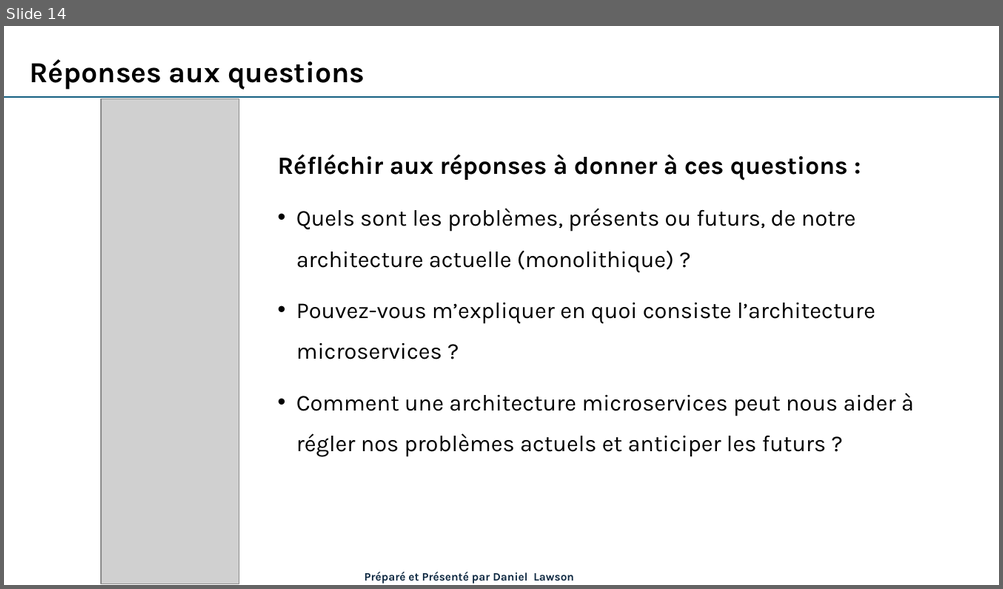
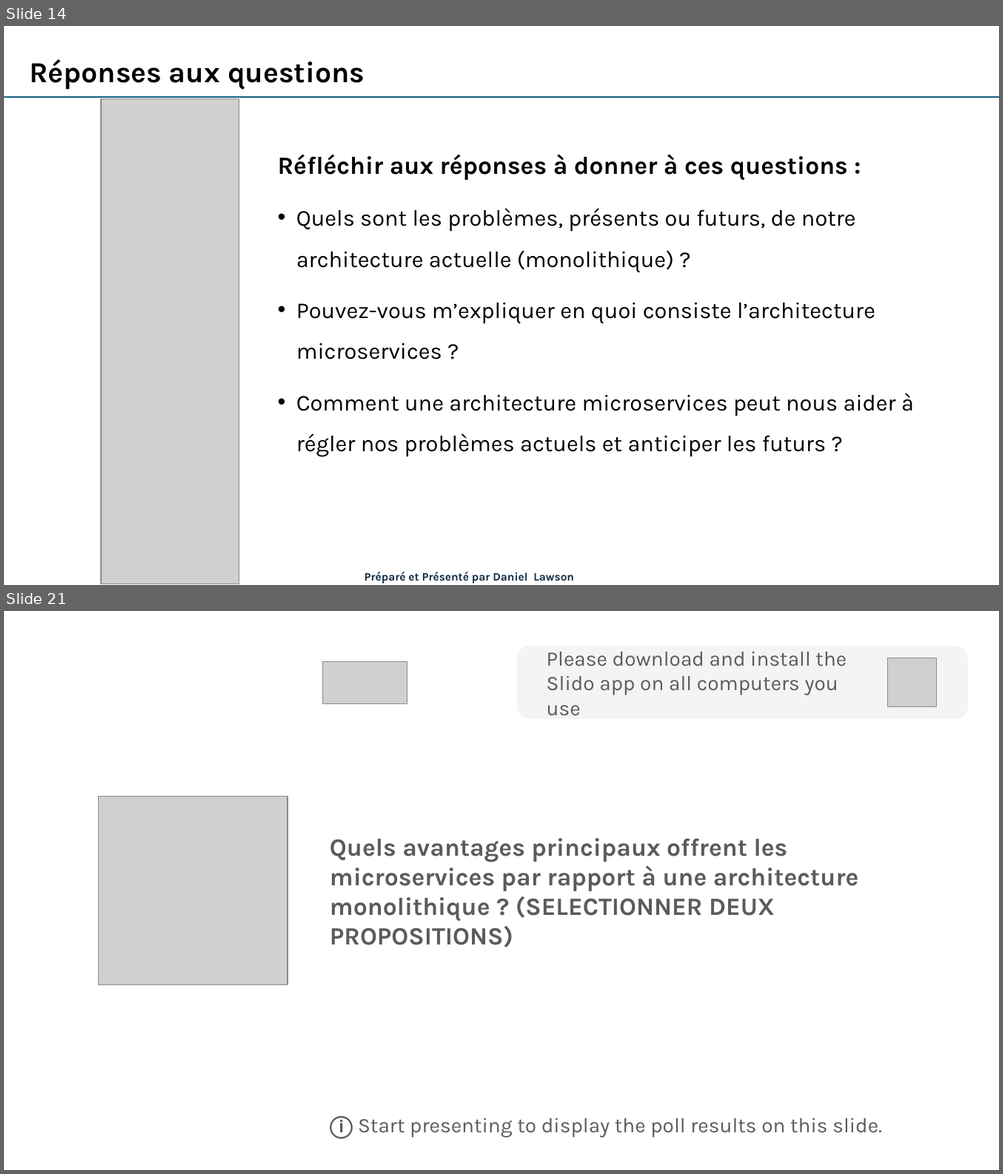
Before and after one commit to danylaws/microservices-course-efrei, a slide deck: Mod-1_introduction-aux-microservices/Mod-1_introduction-to-microservices.pptx. Shown one above the other, each under a label of ours: slide 14 before the commit, slides 14 and 21 after it; the slides between them are not shown. The pictures are 1003x589 and 1003x1174 pixels, drawn with LibreOffice and Linux fonts; fonts in the diff are those of the drawing; grey boxes stand for pictures. Boxes give left, top, right and bottom in pixels: in the first picture for what was removed or moved away, otherwise in the second. Text is boxed around its words. In the diff, an @@ line names an element or a change of style, - is before the commit and + after.

```diff
--- a/Mod-1_introduction-aux-microservices/Mod-1_introduction-to-microservices.pptx
+++ b/Mod-1_introduction-aux-microservices/Mod-1_introduction-to-microservices.pptx
@@ slide 21 added at [4,611,999,1170], background #FFFFFF @@
@@ rounded rectangle added at [518,646,968,718], fill #F4F4F4, 20 pt, text #5B5B5B @@
+Please download and install the Slido app on all computers you use
@@ picture added at [323,662,407,704] @@
@@ picture added at [888,658,936,706] @@
@@ picture added at [99,796,287,985] @@
@@ rectangle added at [323,820,919,961], outline #FFFFFF 1.5 pt, 24 pt, text #5B5B5B, bold @@
+Quels avantages principaux offrent les microservices par rapport à une architecture monolithique ? (SELECTIONNER DEUX PROPOSITIONS)
@@ text added at [330,1116,882,1139], 20 pt, text #5B5B5B @@
+ⓘ Start presenting to display the poll results on this slide.
```
Also in this commit, not shown: 7 other slides added, 1 slide removed, 1 other file.
